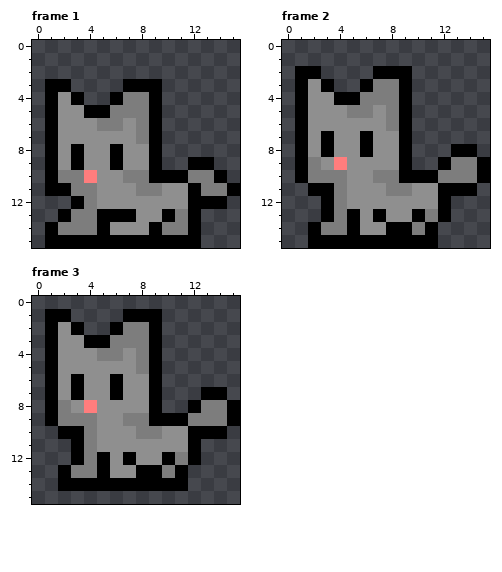
A pixel-art file gets an edit: Assets/Sprites/Cat/Cat_Gray/cat_waking_up.aseprite. Above, as it was before the edit.
16x16 pixels, 6 frames. Shown: frame 1, frame 2, frame 3.
New version:
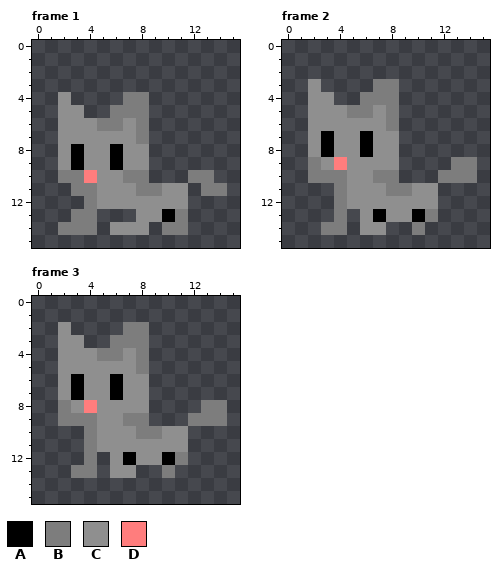
Palette (. is transparent): A #000000  B #7d7d7d  C #8f8f8f  D #ff7d7d
Edits made:
Changed rows in their new state; - is an unchanged pixel.
Frame 1:
first column x 1:
 3 ..----...------
 4 .-.--.--.------
 5 .--..---.------
 6 .-------.------
 7 .-------.------
 8 .-------.------
 9 .-------.--..--
10 .-------...--.-
11 ..---------.--.
12 --.--------...-
13 -.--...----.---
14 .---.---.--.---
15 ............---
Frame 2:
first column x 1:
 2 ..----...------
 3 .-.--.--.------
 4 .--..---.------
 5 .-------.------
 6 .-------.------
 7 .-------.------
 8 .-------.---..-
 9 .-------.--.--.
10 .-------...---.
11 -..--------...-
12 --.--------.---
13 --.-.------.---
14 -.--.--..-.----
15 -..........----
Frame 3:
first column x 1:
 1 ..----...------
 2 .-.--.--.------
 3 .--..---.------
 4 .-------.------
 5 .-------.------
 6 .-------.------
 7 .-------.---..-
 8 .-------.--.--.
 9 .-------...---.
10 -..--------...-
11 --.--------.---
12 --.-.------.---
13 -.--.--..-.----
14 -..........----
